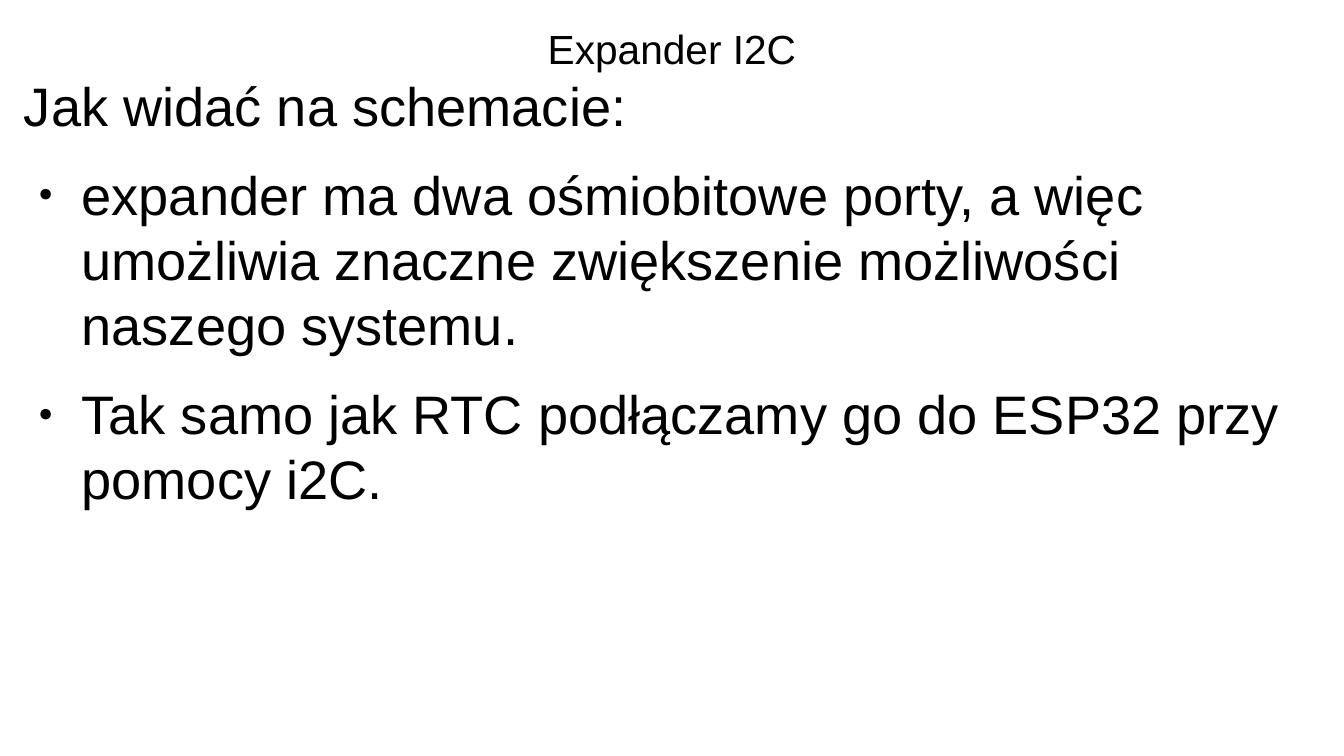
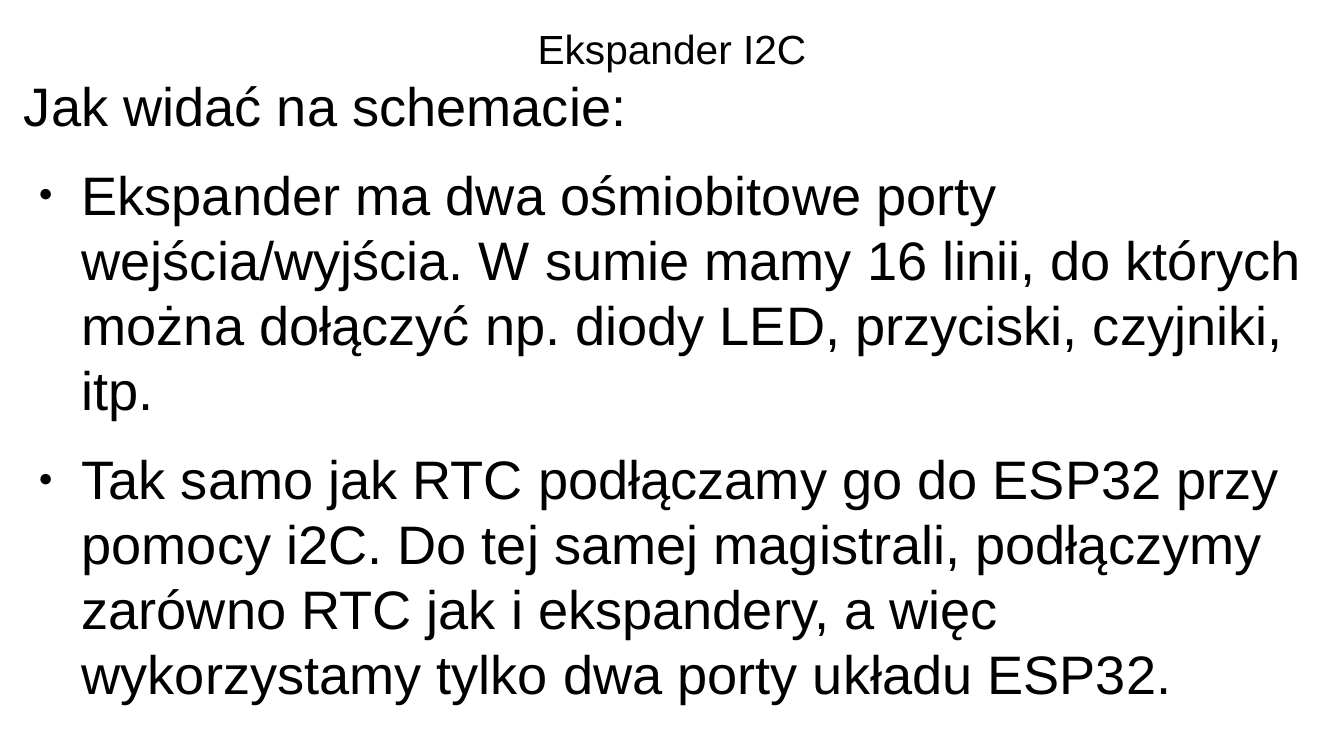
Before and after one commit to gcygan2/GD, a slide deck: slide 4 of expanderI2C.odp. Drawn at 1344x756 pixels with LibreOffice and Linux fonts; fonts in the diff are those of the drawing. Boxes give left, top, right and bottom in pixels: in the first picture for what was removed or moved away, otherwise in the second. Text is boxed around its words. In the diff, an @@ line names an element or a change of style, - is before the commit and + after.

```diff
--- a/expanderI2C.odp
+++ b/expanderI2C.odp
@@ title at [538, 34, 806, 71]: text changed @@
-Expander I2C
+Ekspander I2C
@@ text at [82, 175, 1301, 703]: text changed @@
-● expander ma dwa ośmiobitowe porty, a więc umożliwia znaczne zwiększenie możliwości naszego systemu.
-● Tak samo jak RTC podłączamy go do ESP32 przy pomocy i2C.
+● Ekspander ma dwa ośmiobitowe porty wejścia/wyjścia. W sumie mamy 16 linii, do których można dołączyć np. diody LED, przyciski, czyjniki, itp.
+● Tak samo jak RTC podłączamy go do ESP32 przy pomocy i2C. Do tej samej magistrali, podłączymy zarówno RTC jak i ekspandery, a więc wykorzystamy tylko dwa porty układu ESP32.
```
Also in this commit, not shown: 3 other slides changed, 1 other file.
